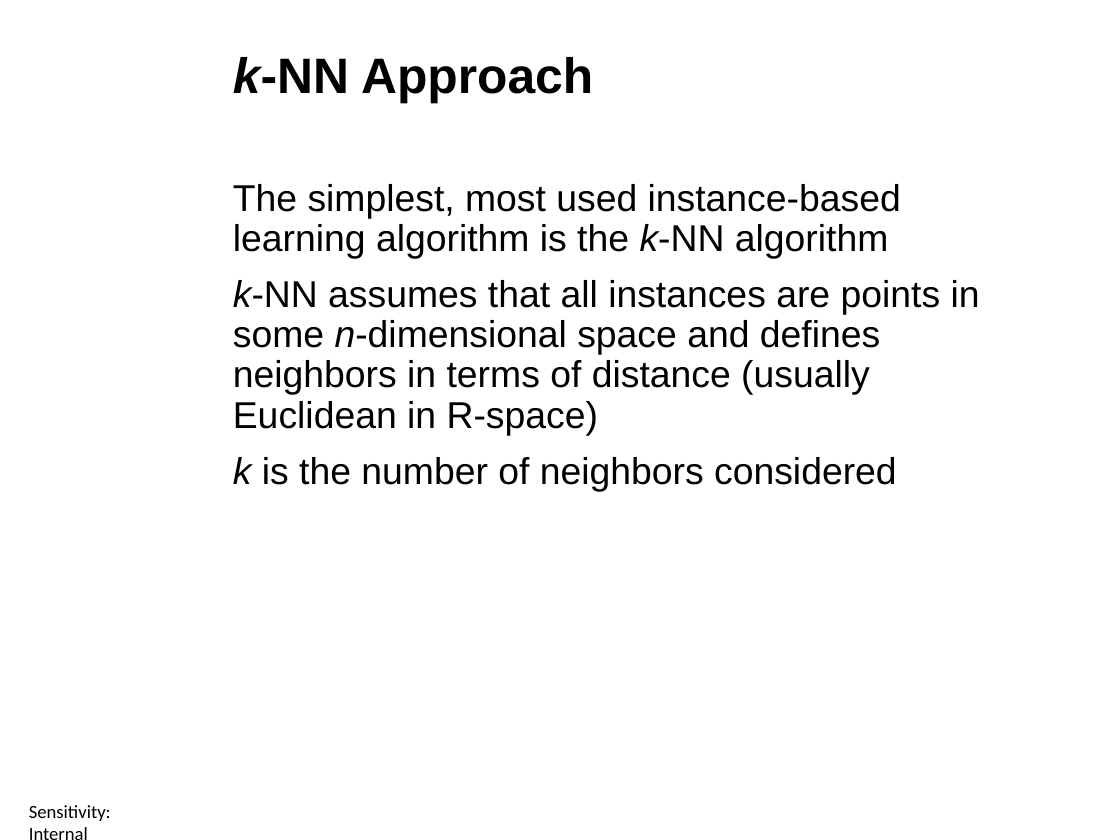
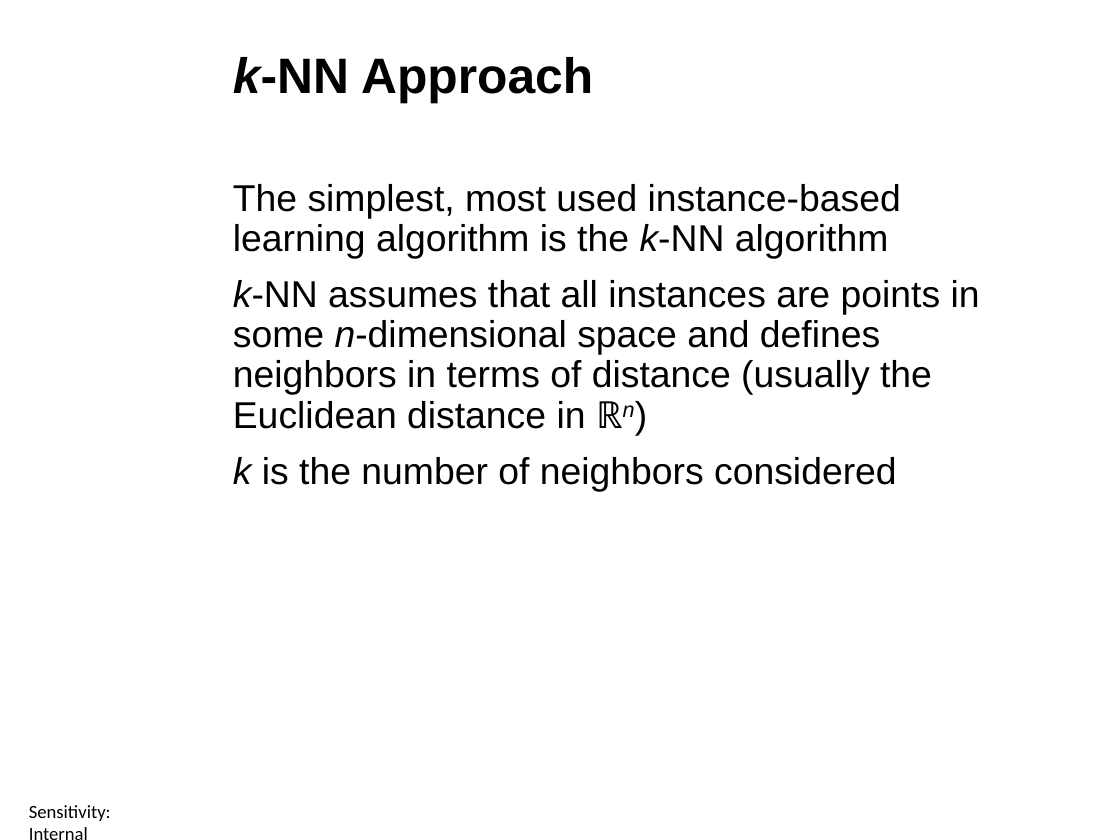
Before and after one commit to ctsallis/frontiers_in_ai_and_data_science, a slide deck: slide 28 of content/Lectures/Semester 1/Week 7/1 Lecture/1.7 Ensemble Methods and K-NN (Lecture).pptx. Drawn at 1120x840 pixels with LibreOffice and Linux fonts; fonts in the diff are those of the drawing; background and template pictures are left out. Boxes give left, top, right and bottom in pixels: in the first picture for what was removed or moved away, otherwise in the second. Text is boxed around its words. In the diff, an @@ line names an element or a change of style, - is before the commit and + after.

```diff
--- a/content/Lectures/Semester 1/Week 7/1 Lecture/1.7 Ensemble Methods and K-NN (Lecture).pptx
+++ b/content/Lectures/Semester 1/Week 7/1 Lecture/1.7 Ensemble Methods and K-NN (Lecture).pptx
@@ text at [233,280,980,429]: text changed @@
-k-NN assumes that all instances are points in some n-dimensional space and defines neighbors in terms of distance (usually Euclidean in R-space)
+k-NN assumes that all instances are points in some n-dimensional space and defines neighbors in terms of distance (usually the Euclidean distance in ℝn)
```
Also in this commit, not shown: 5 other slides changed, 2 other files.
